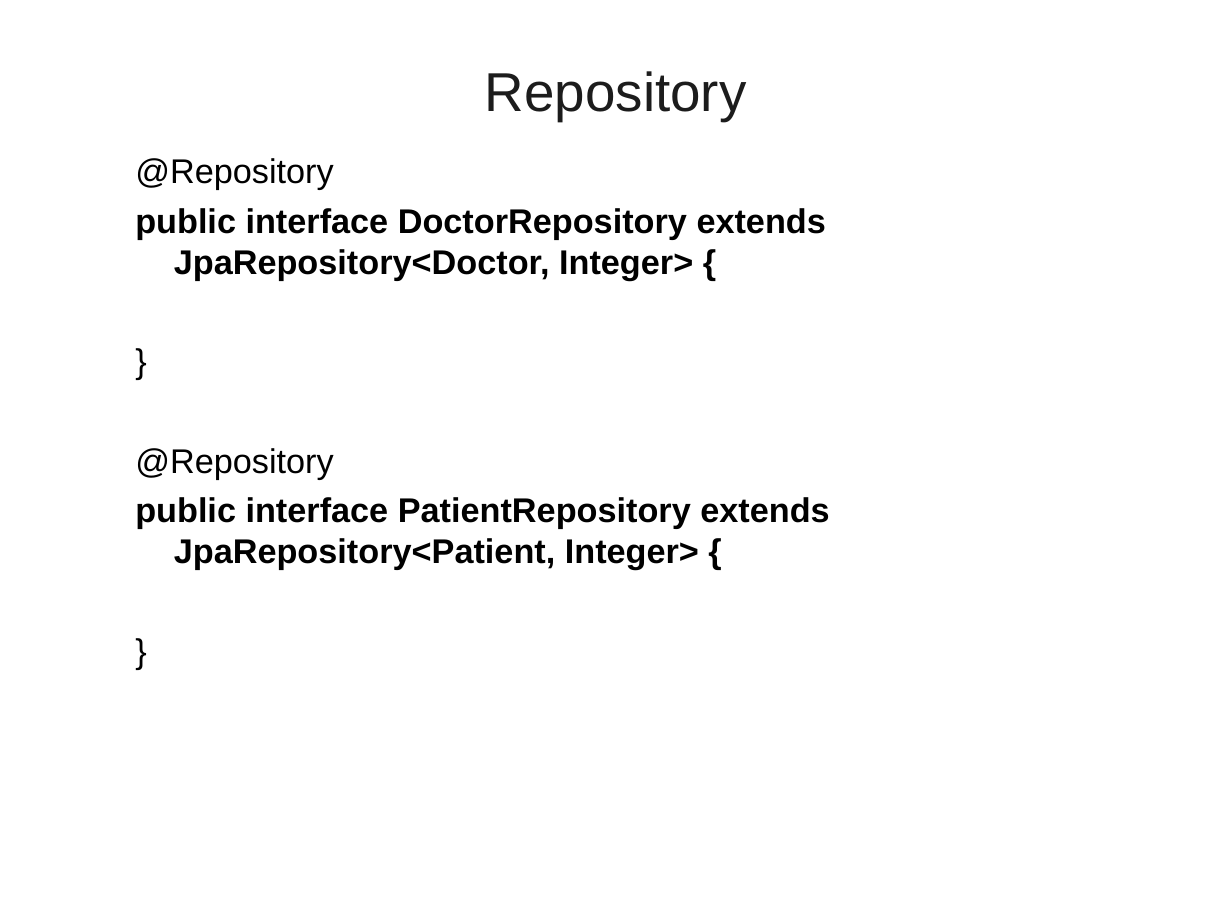
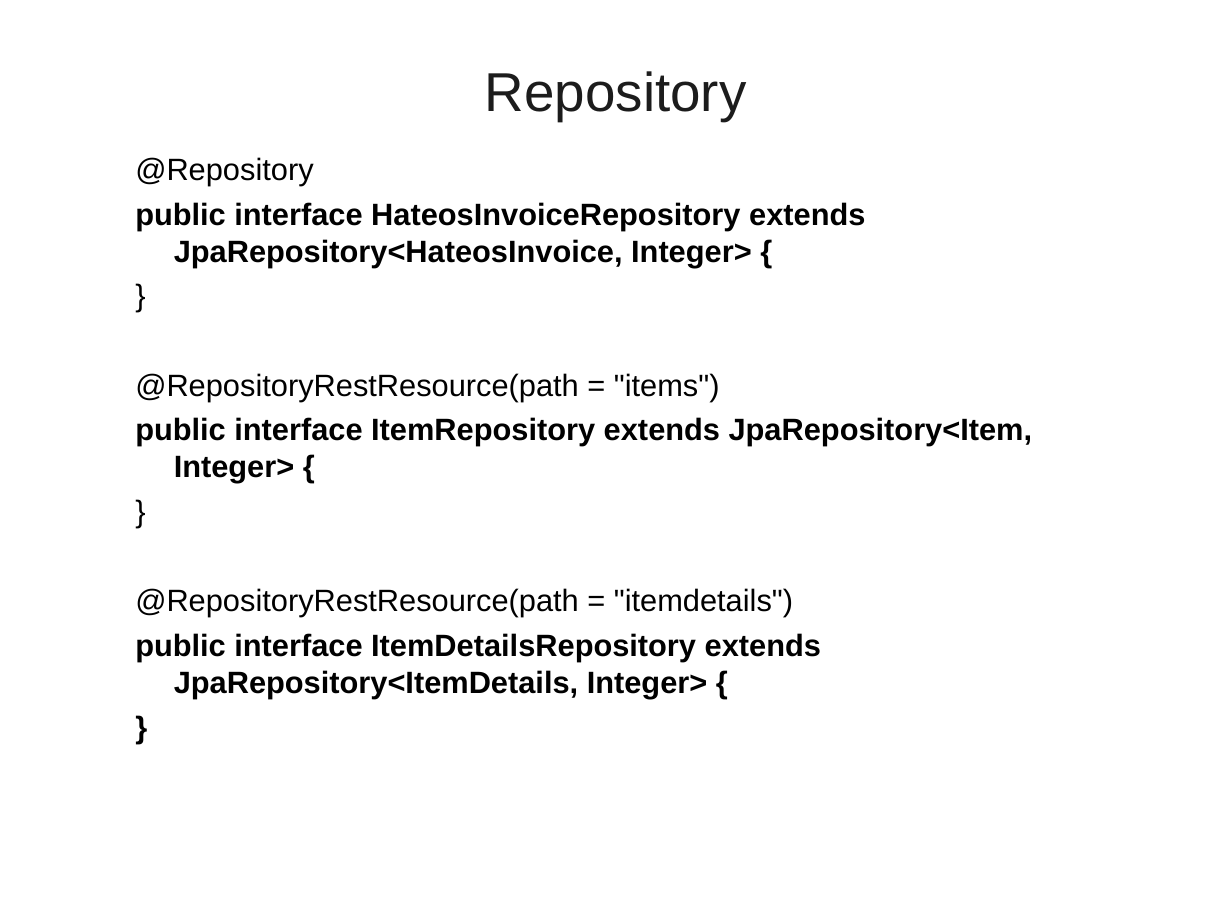
Before and after one commit to vatsank/spring_presentations, a slide deck: slide 235 of SpringBoot_Module1_Ver01.ppt (slide 247 before the commit). Drawn at 1232x924 pixels with LibreOffice and Linux fonts; fonts in the diff are those of the drawing; background and template pictures are left out. Boxes give left, top, right and bottom in pixels: in the first picture for what was removed or moved away, otherwise in the second. Text is boxed around its words. In the diff, an @@ line names an element or a change of style, - is before the commit and + after.

```diff
--- a/SpringBoot_Module1_Ver01.ppt
+++ b/SpringBoot_Module1_Ver01.ppt
@@ text at (135, 157, 313, 186): size 20 to 18 pt in "@Repository", "}", "}" @@
@@ text at (135, 202, 865, 267): text changed; size 20 to 18 pt @@
-  public interface DoctorRepository extends JpaRepository<Doctor, Integer> {
+  public interface HateosInvoiceRepository extends JpaRepository<HateosInvoice, Integer> {
@@ text at (135, 373, 1033, 483): text changed; size 20 to 18 pt @@
-  @Repository
-  public interface PatientRepository extends JpaRepository<Patient, Integer> {
+  @RepositoryRestResource(path = "items")
+  public interface ItemRepository extends JpaRepository<Item, Integer> {
@@ text at (135, 588, 821, 699): paragraphs added @@
+  @RepositoryRestResource(path = "itemdetails")
+  public interface ItemDetailsRepository extends JpaRepository<ItemDetails, Integer> {
+  }
```
Also in this commit, not shown: 31 other slides changed, 13 slides added, 24 slides removed.
